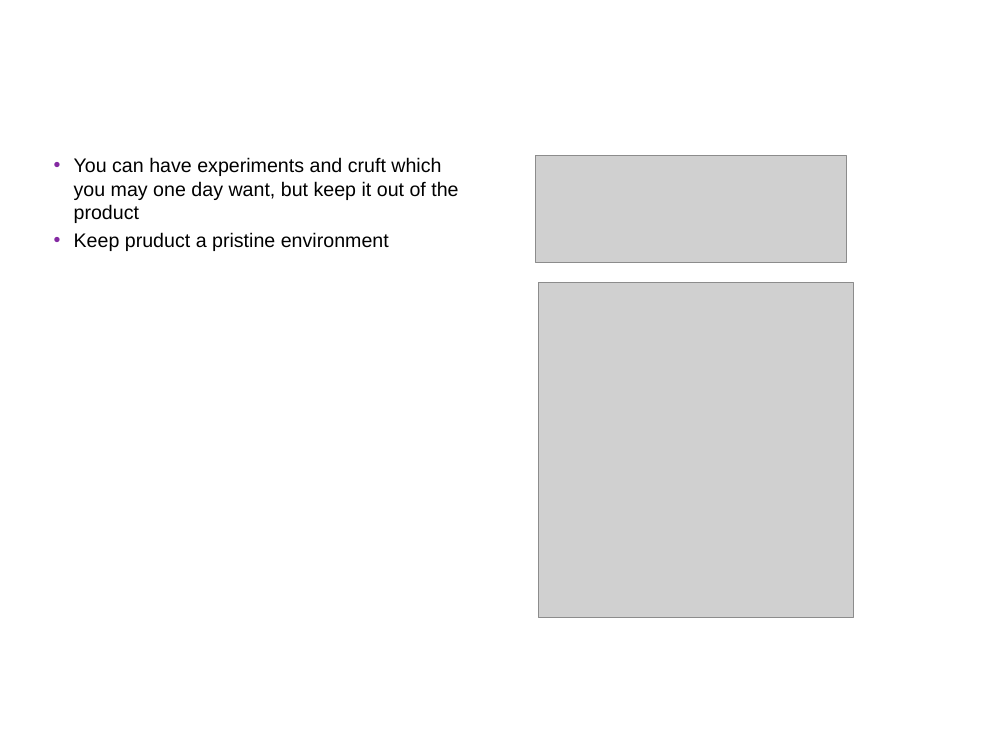
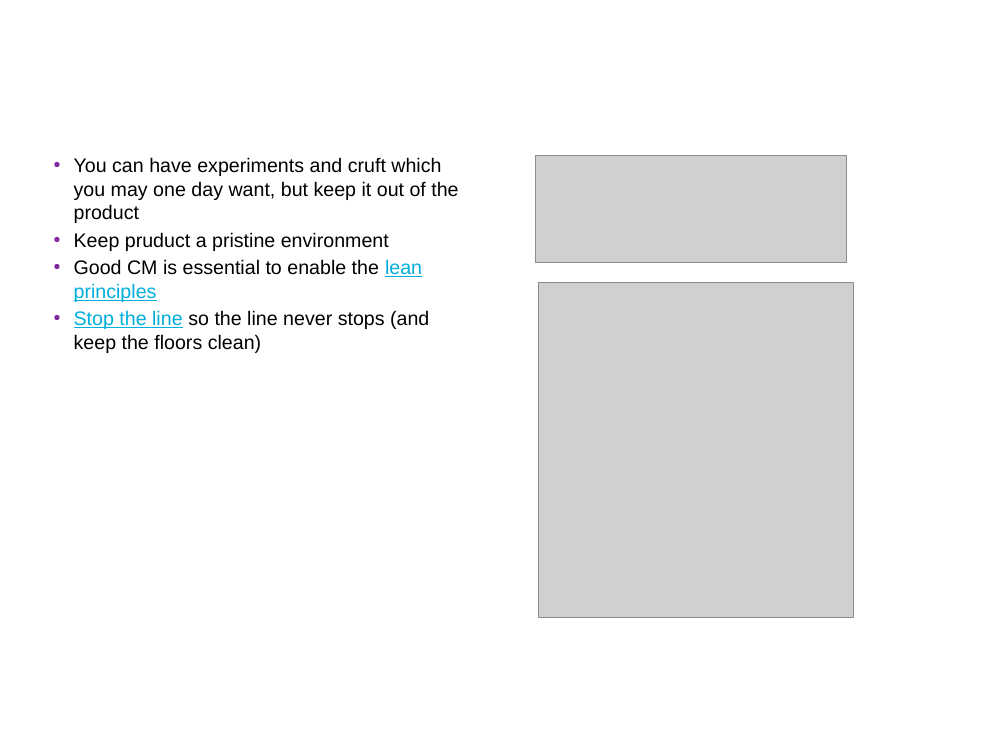
Before and after one commit to UncleCJ/hicollegegit, a slide deck: slide 8 of Git-introduktion_Hermods_HiQ.pptx. Drawn at 1008x756 pixels with LibreOffice and Linux fonts; fonts in the diff are those of the drawing; grey boxes stand for pictures; background and template pictures are left out. Boxes give left, top, right and bottom in pixels: in the first picture for what was removed or moved away, otherwise in the second. Text is boxed around its words. In the diff, an @@ line names an element or a change of style, - is before the commit and + after.

Commit message:
La till referenser till lean principles

```diff
--- a/Git-introduktion_Hermods_HiQ.pptx
+++ b/Git-introduktion_Hermods_HiQ.pptx
@@ text at (74, 259, 429, 353): paragraphs added @@
+• Good CM is essential to enable the lean principles
+• Stop the line so the line never stops (and keep the floors clean)
```
Also in this commit, not shown: 1 other slide changed.
